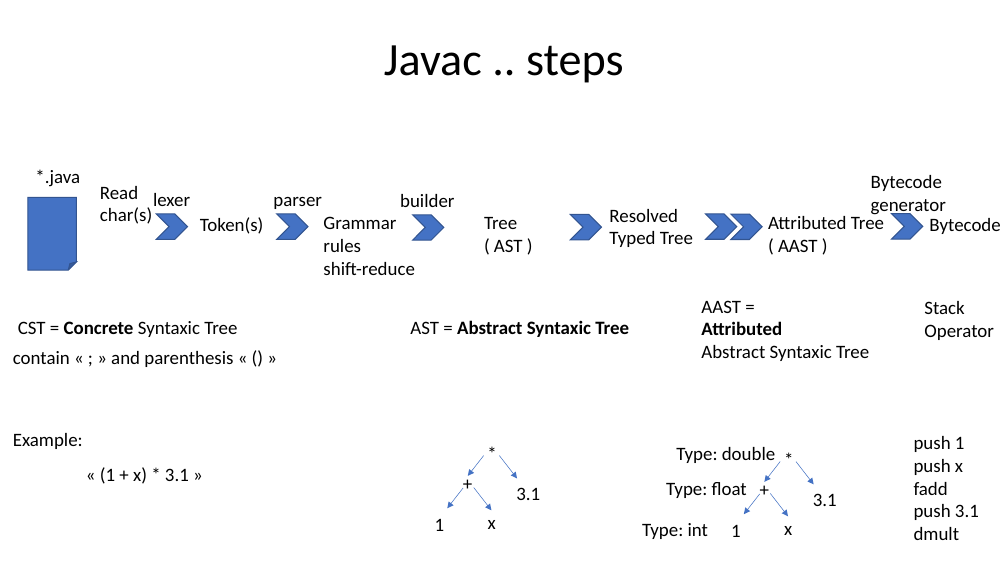
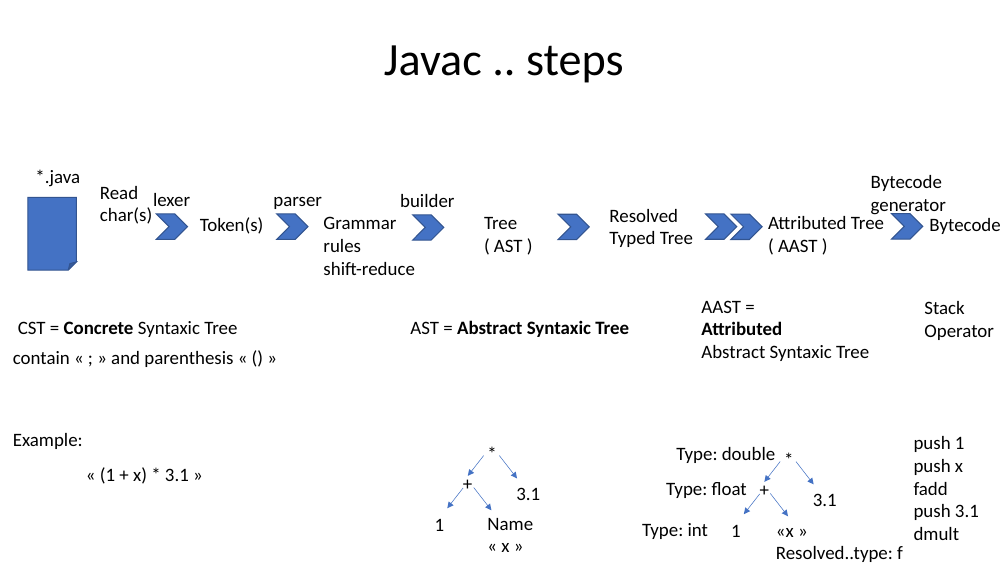
Before and after one commit to Arnaud-Nauwynck/presentations, a slide deck: slide 6 of java/Java-Langage-JRE-Internal-Basics.pptx (slide 4 before the commit). Drawn at 1008x567 pixels with LibreOffice and Linux fonts; fonts in the diff are those of the drawing. Boxes give left, top, right and bottom in pixels: in the first picture for what was removed or moved away, otherwise in the second. Text is boxed around its words. In the diff, an @@ line names an element or a change of style, - is before the commit and + after.

```diff
--- a/java/Java-Langage-JRE-Internal-Basics.pptx
+++ b/java/Java-Langage-JRE-Internal-Basics.pptx
@@ chevron: place and size @@
-chevron at [570,215,601,240]
+chevron at [558,214,589,239]
@@ text at [487,518,533,552]: text changed @@
-x
+Name « x »
@@ text at [776,528,903,562]: text changed @@
-x
+«x »
+Resolved..type: f
```
Also in this commit, not shown: 29 slides added, 23 slides removed, 1 other file.
